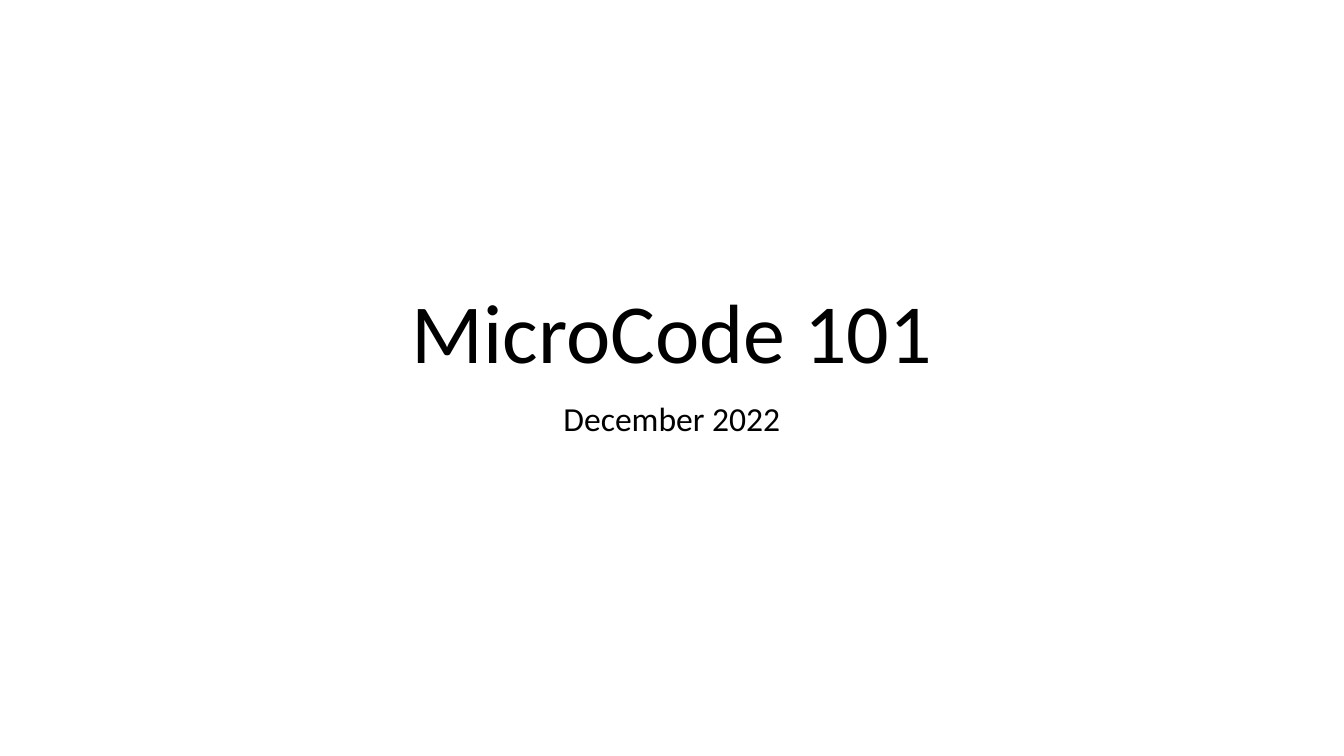
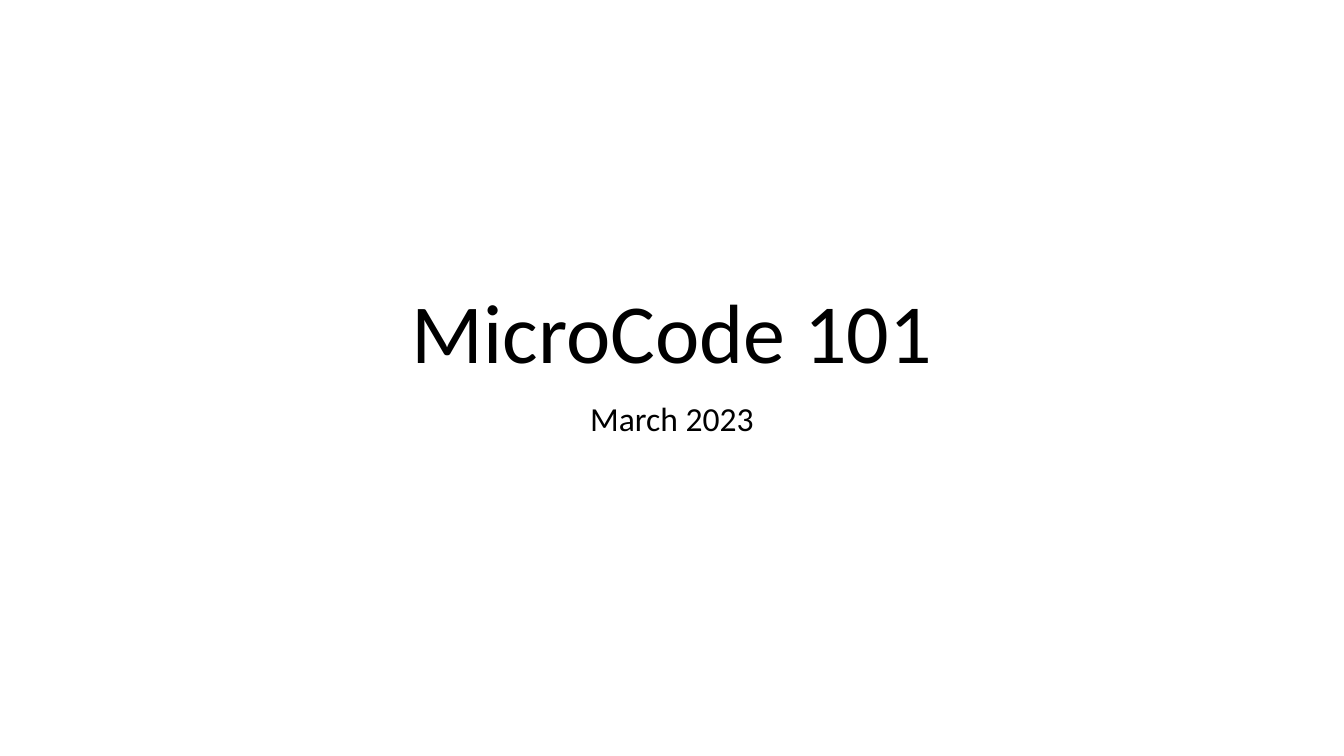
Before and after one commit to microsoft/microcode, a slide deck: slide 1 of docs/ppt/MicroCode101.pptx. Drawn at 1344x756 pixels with LibreOffice and Linux fonts; fonts in the diff are those of the drawing. Boxes give left, top, right and bottom in pixels: in the first picture for what was removed or moved away, otherwise in the second. Text is boxed around its words. In the diff, an @@ line names an element or a change of style, - is before the commit and + after.

```diff
--- a/docs/ppt/MicroCode101.pptx
+++ b/docs/ppt/MicroCode101.pptx
@@ subtitle at (x1=590, y1=407, x2=754, y2=432): text changed @@
-December 2022
+March 2023
```
Also in this commit, not shown: 1 other slide changed, 4 slides added, 5 other files.
